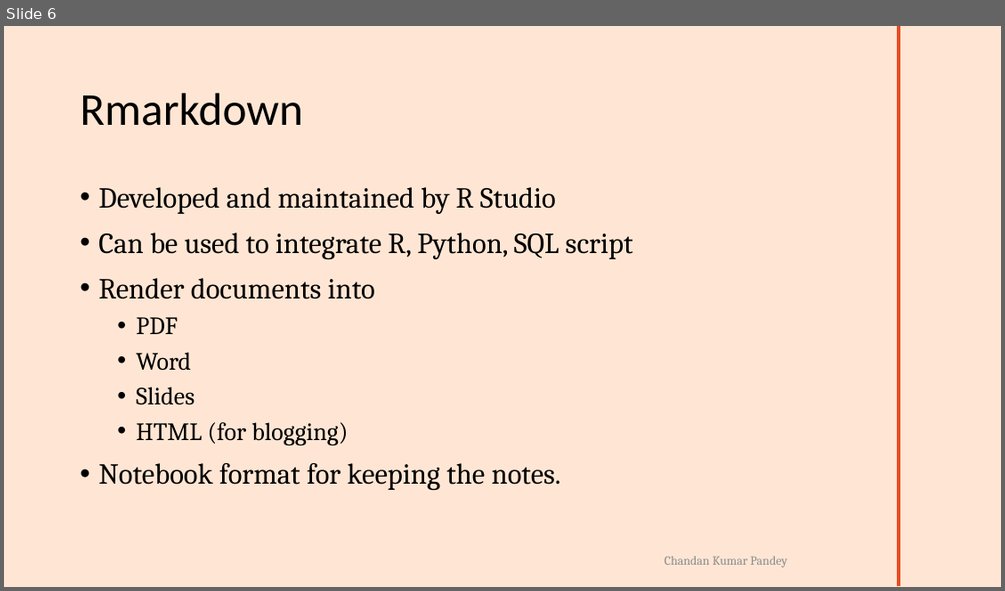
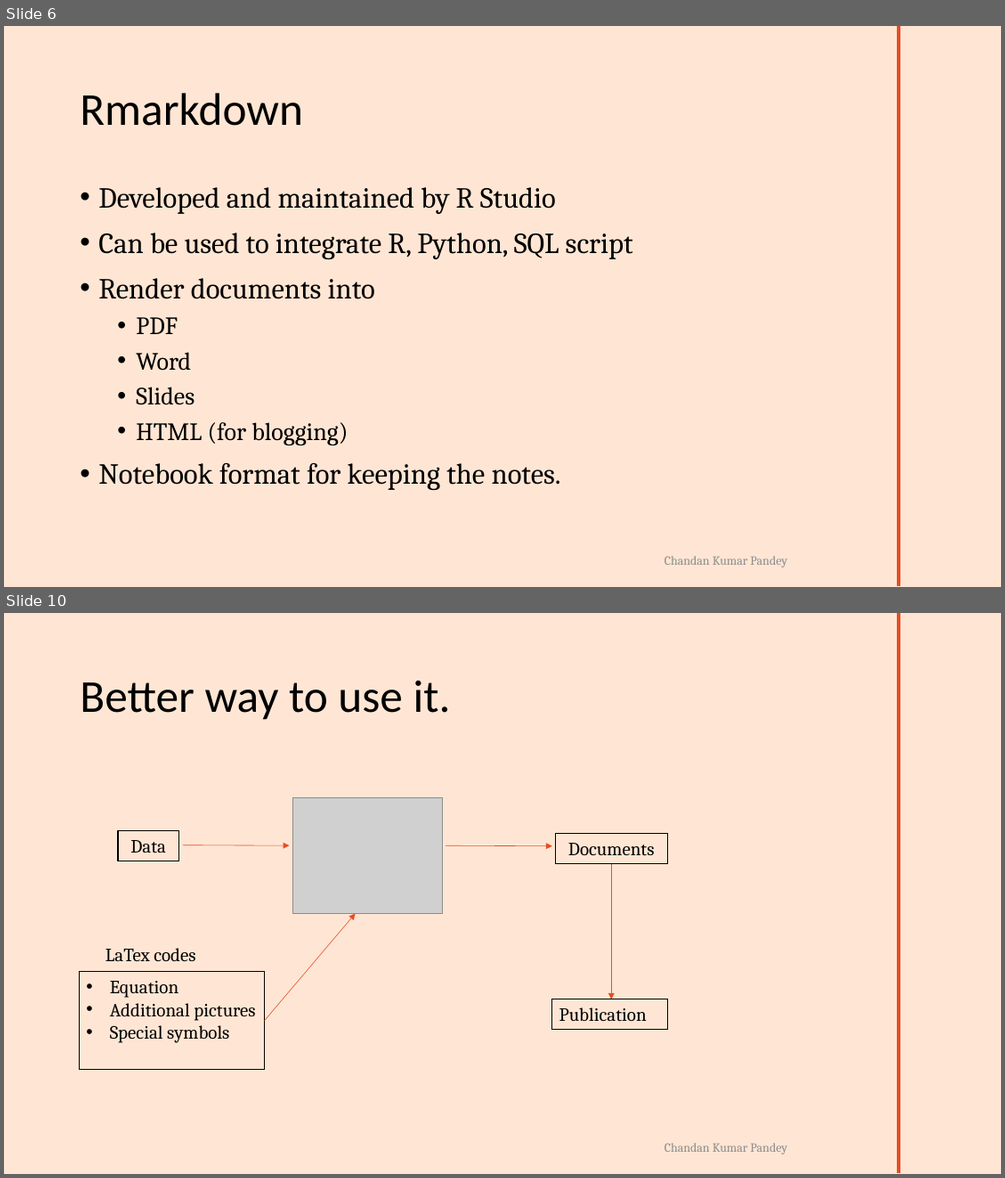
Before and after one commit to ckp1990/Rmark-SCCS-BLR-2023, a slide deck: SCCS-2023-Rmarkdown-workshop.pptx. Shown one above the other, each under a label of ours: slide 6 before the commit, slides 6 and 10 after it; the slides between them are not shown. The pictures are 1005x591 and 1005x1178 pixels, drawn with LibreOffice and Linux fonts; fonts in the diff are those of the drawing; grey boxes stand for pictures; background and template pictures are left out. Boxes give left, top, right and bottom in pixels: in the first picture for what was removed or moved away, otherwise in the second. Text is boxed around its words. In the diff, an @@ line names an element or a change of style, - is before the commit and + after.

```diff
--- a/SCCS-2023-Rmarkdown-workshop.pptx
+++ b/SCCS-2023-Rmarkdown-workshop.pptx
@@ slide 10 added at [4,613,1001,1174], background #FFE6D4; not listed: 2 template elements that a slide beside it also shows @@
@@ title added at [80,680,451,720], 44 pt, text #000000 @@
+Better way to use it.
@@ picture added at [292,798,442,914] @@
@@ rectangle added at [118,831,178,860], outline #000000 1 pt, 18 pt, text #000000 @@
+Data
@@ arrow added from (183, 844) to (290, 845), #E84C22 0.5 pt @@
@@ arrow added from (446, 845) to (552, 846), #E84C22 0.5 pt @@
@@ rectangle added at [555,834,667,863], outline #000000 0.75 pt, 18 pt, text #000000 @@
+Documents
@@ arrow added from (611, 863) to (611, 999), #E84C22 0.5 pt @@
@@ arrow added from (264, 1021) to (356, 914), #E84C22 0.5 pt @@
@@ text added at [105,948,195,961], 18 pt, text #000000 @@
+LaTex codes
@@ rectangle added at [79,971,264,1070], outline #000000 0.75 pt, 18 pt, text #000000 @@
+• Equation
+• Additional pictures
+• Special symbols
@@ rectangle added at [552,999,667,1030], outline #000000 0.75 pt, 18 pt, text #000000 @@
+Publication
```
Also in this commit, not shown: 1 slide changed, 7 other slides added, 1 slide removed, 6 other files.
